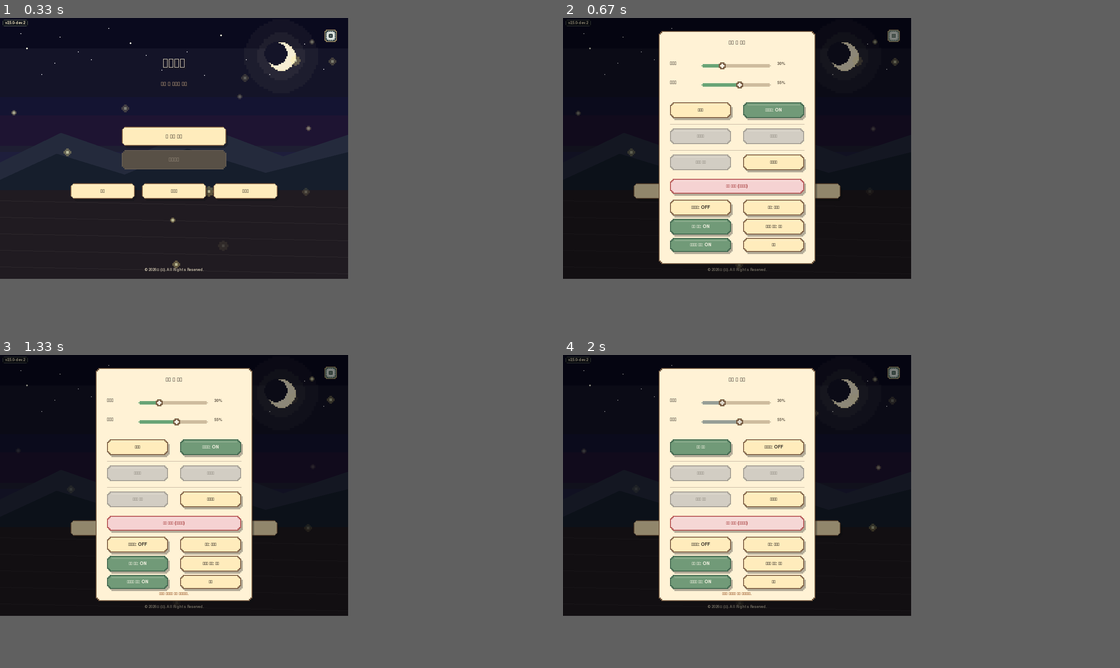
Above: before the commit, frames 1-4 (two rows, left to right).
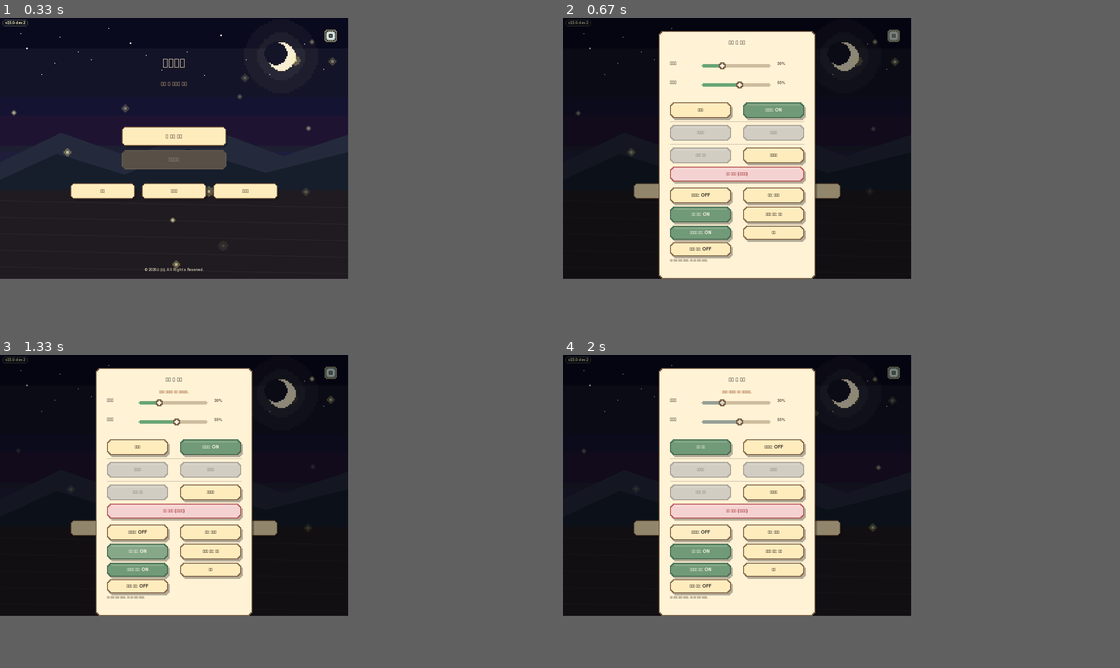
Above: after the commit, the same moments.

Repository: minulx-10/DreamFarm
Game: pygame game, started from main.py
Two runs of this game, one before a commit and one after it. Both use one fixed random seed, a clock stepped at 60 frames per second and the inputs below.
Inputs (mouse positions are in pixels of both pictures, inside the frame that each line leads up to):
- Up to frame 1 (0.33 s): no input
- Up to frame 2 (0.67 s): click (891, 36) at 0.38 s
- Up to frame 3 (1.33 s): press the mouse at (172, 473) at 0.7 s; move the mouse to (189, 445) at 0.8 s; release the mouse at (206, 417) at 0.93 s; press the mouse at (139, 470) at 1.03 s; move the mouse to (144, 511) at 1.13 s; release the mouse at (155, 552) at 1.27 s
- Up to frame 4 (2 s): press the mouse at (774, 445) at 1.37 s; move the mouse to (724, 492) at 1.47 s; release the mouse at (674, 536) at 1.6 s; press the mouse at (702, 445) at 1.7 s; move the mouse to (702, 486) at 1.8 s; release the mouse at (702, 527) at 1.93 s

Frame 1 is identical in both runs. In frame 2, 8.7% of the frame differs, in the area x 17-46%, y 33-84%; in frame 3, 8.7%, in the area x 17-46%, y 11-84%; in frame 4, 8.4%.

Commit message:
feat: 옵트인 텔레메트리 — urllib 배치 업로더·실패 큐·설정 토글 (기본 OFF)
Co-Authored-By: Claude Fable 5 <noreply@anthropic.com>

Diff:
--- a/core/i18n_data.py
+++ b/core/i18n_data.py
@@ -1248,6 +1248,8 @@
     # ── QA 보강: 설정 토글 ON/OFF, 이름 입력 안내 등 (누락분) ──
     "자동저장: ON": "Autosave: ON",
     "자동저장: OFF": "Autosave: OFF",
+    "데이터 공유: {onoff}": "Share data: {onoff}",
+    "익명 플레이 기록만 보냅니다. 이름·글은 보내지 않습니다.": "Only anonymous play records are sent. Never your name or writing.",
     "전체화면: ON": "Fullscreen: ON",
     "전체화면: OFF": "Fullscreen: OFF",
     "버전 표시: ON": "Version: ON",
--- a/core/settings_overlay.py
+++ b/core/settings_overlay.py
@@ -10,7 +10,7 @@
 from core import audio
 from core import i18n
 from core.assets import get_font, WHITE, TEXT_DARK, TEXT_MUTED
-from core.ui import draw_panel, mix_color
+from core.ui import draw_panel, mix_color, wrap_text
 from core.pixelfx import pixel_rect, pixel_disc, CHAMFER, CHAMFER_SM
 from core.game_state import game_state
 from core.platform import IS_ANDROID
@@ -25,8 +25,10 @@
         # 오른쪽 위 고정 버튼
         self.button = pygame.Rect(746, 27, 28, 28)
 
-        # 가운데 모달 패널 (전체화면·언어·텍스트 속도 토글 행이 들어가 세로로 늘림: 360x536)
-        self.panel = pygame.Rect(220, 30, 360, 536)
+        # 가운데 모달 패널 (전체화면·언어·텍스트 속도·텔레메트리 토글 행이 들어가 세로로 늘림: 360x570.
+        # 화면 높이 600 안에 딱 맞다 — 아래 각 행 사이 간격을 기존보다 조금씩 좁혀 텔레메트리 행 +
+        # 안내 문구(EN은 2줄로 접힘) 한 칸을 더 넣었다.)
+        self.panel = pygame.Rect(220, 30, 360, 570)
         pad = 26
         self._track_w = 160
         track_x = self.panel.x + pad + 72
@@ -37,22 +39,26 @@
         self._mute_btn = pygame.Rect(self.panel.x + pad, self.panel.y + 164, 140, 36)
         self._autosave_btn = pygame.Rect(self.panel.right - pad - 140, self.panel.y + 164, 140, 36)
 
-        self._save_btn = pygame.Rect(self.panel.x + pad, self.panel.y + 224, 140, 36)
-        self._load_btn = pygame.Rect(self.panel.right - pad - 140, self.panel.y + 224, 140, 36)
-
-        self._delete_btn = pygame.Rect(self.panel.x + pad, self.panel.y + 284, 140, 36)
-        self._main_btn = pygame.Rect(self.panel.right - pad - 140, self.panel.y + 284, 140, 36)
+        self._save_btn = pygame.Rect(self.panel.x + pad, self.panel.y + 216, 140, 36)
+        self._load_btn = pygame.Rect(self.panel.right - pad - 140, self.panel.y + 216, 140, 36)
+
+        self._delete_btn = pygame.Rect(self.panel.x + pad, self.panel.y + 268, 140, 36)
+        self._main_btn = pygame.Rect(self.panel.right - pad - 140, self.panel.y + 268, 140, 36)
 
         # 완전 초기화 — 슬롯 + 메타 기록 전체 삭제 (전체폭)
-        self._reset_all_btn = pygame.Rect(self.panel.x + pad, self.panel.y + 340, self.panel.width - 2 * pad, 34)
-
-        # 하단 토글 그리드: [전체화면][언어] / [버전 표시][텍스트 속도] / [닫기(전체폭)]
-        self._fullscreen_btn = pygame.Rect(self.panel.x + pad, self.panel.y + 388, 140, 36)
-        self._lang_btn = pygame.Rect(self.panel.right - pad - 140, self.panel.y + 388, 140, 36)
-        self._version_btn = pygame.Rect(self.panel.x + pad, self.panel.y + 432, 140, 36)
-        self._text_speed_btn = pygame.Rect(self.panel.right - pad - 140, self.panel.y + 432, 140, 36)
-        self._update_btn = pygame.Rect(self.panel.x + pad, self.panel.y + 476, 140, 32)
-        self._close_btn = pygame.Rect(self.panel.right - pad - 140, self.panel.y + 476, 140, 32)
+        self._reset_all_btn = pygame.Rect(self.panel.x + pad, self.panel.y + 312, self.panel.width - 2 * pad, 34)
+
+        # 하단 토글 그리드: [전체화면][언어] / [버전 표시][텍스트 속도] / [업데이트 확인][닫기]
+        self._fullscreen_btn = pygame.Rect(self.panel.x + pad, self.panel.y + 360, 140, 36)
+        self._lang_btn = pygame.Rect(self.panel.right - pad - 140, self.panel.y + 360, 140, 36)
+        self._version_btn = pygame.Rect(self.panel.x + pad, self.panel.y + 404, 140, 36)
+        self._text_speed_btn = pygame.Rect(self.panel.right - pad - 140, self.panel.y + 404, 140, 36)
+        self._update_btn = pygame.Rect(self.panel.x + pad, self.panel.y + 448, 140, 32)
+        self._close_btn = pygame.Rect(self.panel.right - pad - 140, self.panel.y + 448, 140, 32)
+
+        # 데이터 공유(텔레메트리) 토글 — 기본 OFF, 옵트인. 안내 문구는 _draw_panel에서
+        # 폭에 맞춰 줄바꿈해 그린다(그 아래 여백 계산에 그 줄바꿈 높이까지 포함해 뒀다).
+        self._telemetry_btn = pygame.Rect(self.panel.x + pad, self.panel.y + 486, 140, 32)
 
         self.show_message = ""
         self.message_timer = 0.0
@@ -292,6 +298,10 @@
             # 안내해 놓고 UI가 없었다
             save_system.set_setting("update_check", not save_system.get_setting("update_check"))
             audio.play("click")
+        elif self._telemetry_btn.collidepoint(pos):
+            cur = save_system.get_setting("telemetry")
+            save_system.set_setting("telemetry", not cur)
+            audio.play("click")
         elif self._close_btn.collidepoint(pos) or self.button.collidepoint(pos):
             audio.play("click")
             self.open = False
@@ -368,7 +378,7 @@
                                active=autosave)
 
         # 구분선
-        sep_y = self.panel.y + 214
+        sep_y = self.panel.y + 208
         pygame.draw.line(screen, (190, 175, 155), (self.panel.x + 26, sep_y), (self.panel.right - 26, sep_y), 1)
 
         # 저장하기 (인게임에서만 활성화 비주얼)
@@ -380,7 +390,7 @@
         self._draw_text_button(screen, self._load_btn, "불러오기", active=False, disabled=not has_save)
 
         # 구분선
-        sep_y2 = self.panel.y + 274
+        sep_y2 = self.panel.y + 260
         pygame.draw.line(screen, (190, 175, 155), (self.panel.x + 26, sep_y2), (self.panel.right - 26, sep_y2), 1)
 
         # 세이브 삭제 (저장본이 있을 때만 활성화 비주얼)
@@ -420,14 +430,29 @@
                                "업데이트 확인: ON" if upd else "업데이트 확인: OFF", active=upd)
         self._draw_text_button(screen, self._close_btn, "닫기", active=False)
 
-        # 알림 메시지 출력
+        # 데이터 공유(텔레메트리) 토글 — 옵트인, 기본 OFF (core/telemetry.py 소비)
+        tele = save_system.get_setting("telemetry")
+        self._draw_text_button(screen, self._telemetry_btn,
+                               i18n.tf("데이터 공유: {onoff}", onoff="ON" if tele else "OFF"),
+                               active=bool(tele))
+        # 안내 한 줄 — 무엇이 공유되는지 명시 (옵트인 고지). EN 번역이 KO보다 훨씬 길어 한 줄로
+        # render하면 패널 밖으로 넘친다 — 폭에 맞춰 줄바꿈해서 그린다.
+        note_font = get_font(11)
+        note_lines = wrap_text("익명 플레이 기록만 보냅니다. 이름·글은 보내지 않습니다.",
+                               note_font, self.panel.width - 52)
+        ny = self._telemetry_btn.bottom + 6
+        for line in note_lines:
+            screen.blit(note_font.render(line, True, TEXT_MUTED), (self.panel.x + 26, ny))
+            ny += 16
+
+        # 알림 메시지 / 소리 불가 안내 — 하단은 텔레메트리 행까지 꽉 차서 위쪽 여백(제목 아래)에 그린다.
         if self.show_message:
             msg_surf = get_font(14).render(self.show_message, True, (139, 69, 19))
-            screen.blit(msg_surf, (self.panel.centerx - msg_surf.get_width() // 2, self.panel.y + 514))
+            screen.blit(msg_surf, (self.panel.centerx - msg_surf.get_width() // 2, self.panel.y + 50))
 
         if not audio.is_enabled():
             warn = get_font(13).render("(이 기기에서는 소리를 낼 수 없어요)", True, TEXT_MUTED)
-            screen.blit(warn, (self.panel.centerx - warn.get_width() // 2, self.panel.bottom - 20))
+            screen.blit(warn, (self.panel.centerx - warn.get_width() // 2, self.panel.y + 50))
 
         # 확인 모달 (세이브 삭제 / 메인 이동)
         if self._confirm_action is not None:
--- /dev/null
+++ b/core/telemetry.py
@@ -0,0 +1,104 @@
+"""옵트인 텔레메트리 — 런 종료 시 행동 로그를 배치 업로드한다.
+
+stdlib urllib만 쓴다 (Android 빌드에 requests 없음 — buildozer.spec 참고).
+URL이 비어 있거나 설정(telemetry)이 꺼져 있으면 전부 no-op.
+실패는 조용히 큐에 남겨 다음 세션 시작 때 재시도한다. 게임을 막는 일은 없다.
+전송 내용 = 로컬 JSONL 그대로 (PII 없음 — behavior.py가 보장).
+"""
+import gzip
+import json
+import os
+import threading
+import urllib.request
+
+from core import behavior, save_system
+from core.version import VERSION
+
+# 배포한 Worker 주소 (tools/telemetry-worker/README.md 절차 후 기입).
+# 예: "https://dreamfarm-telemetry.<계정>.workers.dev/v1/events"
+URL = ""
+TIMEOUT = 3.0
+
+
+def enabled():
+    return bool(URL) and bool(save_system.get_setting("telemetry"))
+
+
+def _pending_path():
+    return os.path.join(behavior._dir(), "pending_upload.json")
+
+
+def _load_pending():
+    try:
+        with open(_pending_path(), encoding="utf-8") as f:
+            data = json.load(f)
+        return data if isinstance(data, list) else []
+    except Exception:
+        return []
+
+
+def _queue(name):
+    """실패한 런 파일명을 재시도 큐에 남긴다 (중복 없이)."""
+    try:
+        pending = _load_pending()
+        if name not in pending:
+            pending.append(name)
+        with open(_pending_path(), "w", encoding="utf-8") as f:
+            json.dump(pending[-30:], f)   # 오래된 것부터 버린다
+    except Exception:
+        pass
+
+
+def _unqueue(name):
+    try:
+        pending = [p for p in _load_pending() if p != name]
+        with open(_pending_path(), "w", encoding="utf-8") as f:
+            json.dump(pending, f)
+    except Exception:
+        pass
+
+
+def _post(events):
+    payload = json.dumps({"client_id": behavior.client_id(),
+                          "game_version": VERSION,
+                          "events": events}, ensure_ascii=False).encode("utf-8")
+    req = urllib.request.Request(
+        URL, data=gzip.compress(payload), method="POST",
+        headers={"Content-Type": "application/json", "Content-Encoding": "gzip"})
+    with urllib.request.urlopen(req, timeout=TIMEOUT) as resp:
+        return resp.status == 200
+
+
+def _upload_file(name):
+    try:
+        path = os.path.join(behavior._dir(), os.path.basename(name))
+        events = []
+        with open(path, encoding="utf-8") as f:
+            for line in f:
+                try:
+                    events.append(json.loads(line))
+                except Exception:
+                    continue
+        if events and _post(events):
+            _unqueue(name)
+        else:
+            _queue(name)
+    except Exception:
+        _queue(name)
+
+
+def upload_run(name):
+    """런 종료 시 호출 — 백그라운드 스레드로 업로드. 비활성이면 no-op."""
+    if not name or not enabled():
+        return
+    threading.Thread(target=_upload_file, args=(name,), daemon=True).start()
+
+
+def retry_pending():
+    """세션 시작 시 호출 — 밀린 업로드 재시도."""
+    if not enabled():
+        return
+    def _run():
+        for name in list(_load_pending()):
+            _upload_file(name)
+    threading.Thread(target=_run, daemon=True).start()
--- a/game_main.py
+++ b/game_main.py
@@ -75,6 +75,9 @@
 
     from core import behavior
     behavior.session("start")
+
+    from core import telemetry
+    telemetry.retry_pending()
 
     # 윈도우 작업표시줄 아이콘 대응 —
     # 파이썬/pygame 창은 기본적으로 작업표시줄에서 python.exe 아이콘으로 뜬다.
--- a/scenes/ending.py
+++ b/scenes/ending.py
@@ -209,6 +209,9 @@
 
                 from core import behavior
                 behavior.log("ending", kind=ending_type, days=days)
+
+                from core import telemetry
+                telemetry.upload_run(getattr(game_state, "behavior_run_file", None))
 
         ck = game_state.crop
 
--- a/scratch/test_behavior.py
+++ b/scratch/test_behavior.py
@@ -98,4 +98,15 @@
 # 12) telemetry 설정 기본값 OFF
 assert _ss.get_setting("telemetry") is False
 
+# 13) telemetry — URL 미설정이면 완전 비활성, 큐 왕복 동작
+from core import telemetry
+assert telemetry.enabled() is False          # URL 비어있음 + 설정 OFF
+telemetry.upload_run(saved)                  # 비활성이어도 예외 없이 no-op
+telemetry._queue(saved)
+pending = json.load(open(telemetry._pending_path(), encoding="utf-8"))
+assert saved in pending
+telemetry._queue(saved)                      # 중복 삽입 방지
+pending = json.load(open(telemetry._pending_path(), encoding="utf-8"))
+assert pending.count(saved) == 1
+
 print("BEHAVIOR OK")
